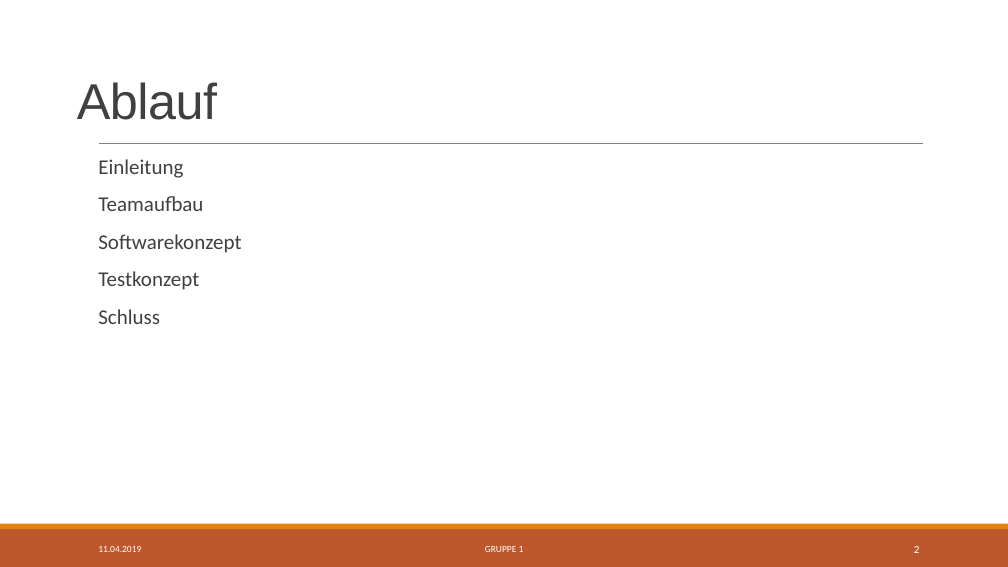
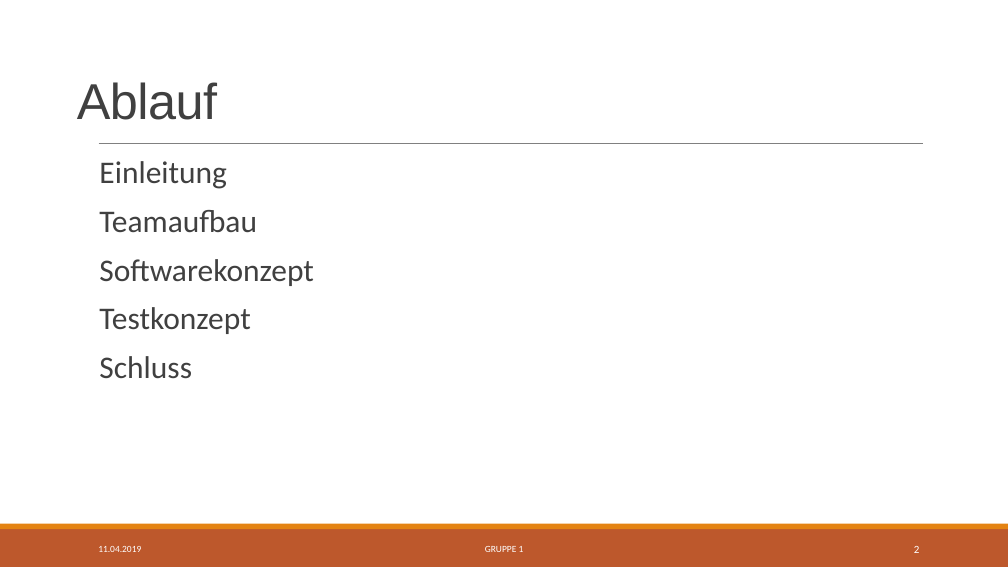
Before and after one commit to Swissmade41/EMI-Filter, a slide deck: slide 2 of Präsentation/Zwischenpräsentation.pptx. Drawn at 1008x567 pixels with LibreOffice and Linux fonts; fonts in the diff are those of the drawing. Boxes give left, top, right and bottom in pixels: in the first picture for what was removed or moved away, otherwise in the second. Text is boxed around its words. In the diff, an @@ line names an element or a change of style, - is before the commit and + after.

```diff
--- a/Präsentation/Zwischenpräsentation.pptx
+++ b/Präsentation/Zwischenpräsentation.pptx
@@ text "Einleitung" at [99,161,314,379]: size 20 to 30 pt @@
```
Also in this commit, not shown: 2 other slides changed, 2 slides removed, 9 other files.
